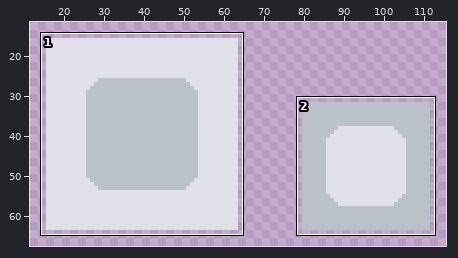
Pixel-art file -- Love is Blind Remake/Assets/Tilemaps/Tilemap_template.aseprite. The first picture is a wide view before the edit; the outline marks the close-up.
Close-up. As it was:
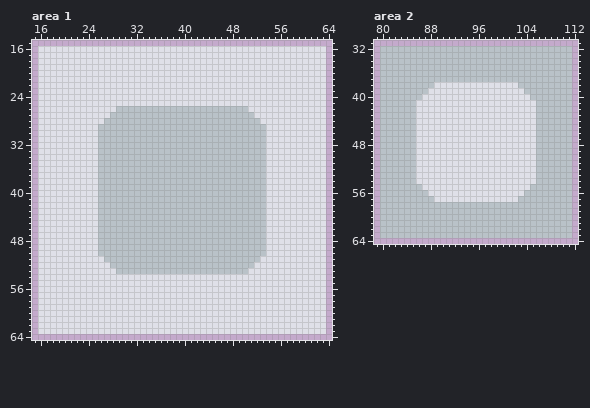
128x128 pixels, 1 frame. Shown: area 1: x 15..64, y 15..64; area 2: x 79..112, y 31..64. The wide view leaves out empty margins.
And afterwards:
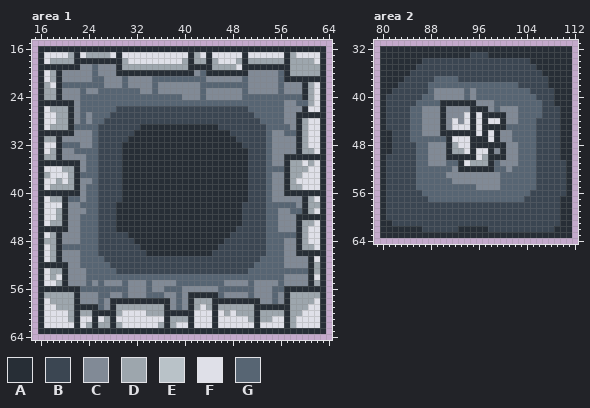
Palette (. is transparent): A #272e36  B #3b4652  C #818a96  D #9da6ad  E #b9c2c8  F #dfe0e8  G #576573
From old to new:
Changed rows in their new state; - is an unchanged pixel.
Area 1:
first column x 16:
16 AAAAAAAAAAAAAAAAAAAAAAAAAAAAAAAAAAAAAAAAAAAAAAAA
17 A----DA-DDDD-A-----------AD-A-----A------AD----A
18 A-DDDDAAAAAAAAD---------DADDAD---DADDDDDDADDDD-A
19 AAAAAAACCGCCCADDDDDDDDDDDAAAADDDD-AAAAAAAADDDDDA
20 A-DACCCCCGCCCAAAAAAAAAAAAACGAAAAAAACCCCCGADDDDDA
21 A-DACCCCCGGCCCGCCCCGGGGGGGGGCCCCCCGCCCCCGAAAAAAA
22 AD-AGGGGGGGCCCGCCCCGCCCCCCCGGGGGGGGCCCCCGCCCAD-A
23 ADDACCCGCCGGGGGGGCCGCCCCCCCGCCCCCCGCCCCCGCCCAD-A
24 ADDACCCGGGGGGGGGGGGGGGGGCCCGCCCCCCGGGGGGGGGGAD-A
25 AAAAAACGGGGGGGGGGGGGGGGGGGGGGGGGGGGGGGGGGCCGGD-A
26 A-DDDACGGGGGGBBBBBBBBBBBBBBBBBBBBBBGGGGGGCCCA--A
27 A--DDACGCGGGBBBBBBBBBBBBBBBBBBBBBBBBGGGGGCCAAAAA
28 A--DDACGCGGBBBBBBBBBBBBBBBBBBBBBBBBBBGGGGCCAD--A
29 A-DDDAGGGGBBBBBBBAAAAAAAAAAAAABBBBBBBBGGGGCAD--A
30 AAAAAACCCGBBBBBBAAAAAAAAAAAAAAAABBBBBBGCCGGAD--A
31 ADDACCCCCGBBBBBAAAAAAAAAAAAAAAAAABBBBBGCCCCAD--A
32 A--AGGGCCGBBBBAAAAAAAAAAAAAAAAAAAABBBBGCCCCAD--A
33 A-DACCGGGGBBBBAAAAAAAAAAAAAAAAAAAAABBBGCCCCADD-A
34 ADDACCCCGGBBBBAAAAAAAAAAAAAAAAAAAAABBBGCCAAAAAAA
35 AAAAAAACGGBBBBAAAAAAAAAAAAAAAAAAAAABBBGCCADD-D-A
36 A---DDACGGBBBBAAAAAAAAAAAAAAAAAAAAABBBGGGADDD--A
37 AD---DAGGGBBBBAAAAAAAAAAAAAAAAAAAAABBBGCCADD---A
38 A--D-DACCGBBBBAAAAAAAAAAAAAAAAAAAAABBBGCCAD----A
39 A-DDDDACGGBBBBAAAAAAAAAAAAAAAAAAAAABBBGCCADD---A
40 AAAAAAACGGBBBBAAAAAAAAAAAAAAAAAAAAABBBGCCAAAAAAA
41 A-DDAGGCGGBBBBAAAAAAAAAAAAAAAAAAAAABBBGCCCCCAD-A
42 A---ACCGGGBBBAAAAAAAAAAAAAAAAAAAAABBBBGGGGGCADDA
43 A--DACCCGGBBBAAAAAAAAAAAAAAAAAAAAABBBBGGCCGGAD-A
44 A--DACCGGGBBBAAAAAAAAAAAAAAAAAAAAABBBBGGCCCAAAAA
45 A-DDACCGGGBBBAAAAAAAAAAAAAAAAAAAAABBBBGGCCCADD-A
46 AAAAACCGGGBBBAAAAAAAAAAAAAAAAAAAABBBBBGGCCCAD--A
47 A-DACCCGGGBBBBBAAAAAAAAAAAAAAAAABBBBBBGGGGGAD--A
48 ADDACCCGGGBBBBBBAAAAAAAAAAAAAAABBBBBBBGGGCCAD--A
49 A-DAGGGGGGBBBBBBBAAAAAAAAAAAAABBBBBBBBGGGCCADD-A
50 A-DACCCGGGBBBBBBBBAAAAAAAAAAABBBBBBBBBGGGCCAAAAA
51 A-DACCCGGGGBBBBBBBBBBBBBBBBBBBBBBBBBBGGGGCCCCA-A
52 AAAAACCGGGGGBBBBBBBBBBBBBBBBBBBBBBBBGGGGGCCCCADA
53 A-DDACCCGGGGGBBBBBBBBBBBBBBBBBBBBBBGGGGGGGGGGADA
54 A-D-ACCCGGGGGGGGGGGGGGGGGGGGGGGGGGGGGGGGGCCCCA-A
55 A--DACCCGCGCCCGCCCGCCCCGGGGGGGGCCCCGCCCCGCCCCADA
56 AAAAAAAGGGGGGGGCCCGCCGGGCCCCCCGGGGGGCCCGGAAAAAAA
57 ADDDDDACCCGGCCGCCCGGGCCGCAAAAAGCCCCGCCCGCADDDDDA
58 A-DDDDACCCGCAAAAAAAAAACGCADDDAAAAAAAACCGCADDDD-A
59 A--DDDAAAAGCADDDDDDDDACGCAD-DADDDDDDAAAAAADDD--A
60 A----DADDAAAAD----DDDAAAAA---A-D-DDDADDDDADD---A
61 A----DA--A-DA--------ADDDA---A-----DADD--AD----A
62 A-----A-DADDAD------DAD--A---A------A----AD----A
63 AAAAAAAAAAAAAAAAAAAAAAAAAAAAAAAAAAAAAAAAAAAAAAAA
Area 2:
first column x 80:
32 AAAAAAAAAAAAAAAAAAAAAAAAAAAAAAAA
33 AAAAAAAAAAAAAAABBBAAAAAAAAAAAAAA
34 AAAAAAABBBBBBBBBBBBBBBBBBAAAAAAA
35 AAAAAABBBBBBBBBBBBBBBBBBBBAAAAAA
36 AAAAABBBBBBBBBBBBBBBBBBBBBBAAAAA
37 AAAABBBBBGGGGBBBBBBBBBBBBBBBAAAA
38 AAABBBBBGGGGGGGGGGGGGGGBBBBBAAAA
39 AABBBBBBGCCCCCGCGGGGGGGGGBBBBAAA
40 ABBBBBBGGCCCCCGCGGGGGGGGGGBBBAAA
41 ABBBBBGGGGAAAAAACCCGGGGGGGGBBAAA
42 ABBBBGGCCCACCCCAAACGCCCGGGGBBBAA
43 ABBBBGGCCCACCC-A-AAAACCGGGGBBBAA
44 ABBBBGGCCCAC-C-A-A--ACCGGGBBBBAA
45 ABBBBGGCCCAC---A-AAAAGGGGGBBBBAA
46 AABBBGGCCCAAAAAA-A-ACCGGGGBBBBAA
47 AABBBGGGGGGA---AAA-ACCGGGGBBBBAA
48 AABBBBGGCCCAD--AAAAAACCGGGBBBBAA
49 AABBBBGGCCCADD-A--ACACCGGGBBBBAA
50 ABBBBBGGCCCAAAAA-DAAACCGGGBBBBAA
51 ABBBBBGGCCCGGA-DDDAGCCCGGGBBBBBA
52 ABBBBBGGGGGGCAAAAAAGGCGGGGBBBBBA
53 ABBBBBGGGGGCCCCCCCCCGGGGGGBBBBBA
54 ABBBBBGGGGGGCCCCCCCCGGGGGGBBBBBA
55 ABBBBBGGGGGGGGGGCCCCGGGGGGBBBBBA
56 ABBBBBBGGGGGGGGGGGGGGGGGGBBBBBBA
57 ABBBBBBBGGGGGGGGGGGGGGGGBBBBBBAA
58 ABBBBBBBBBBBBBBBBBBBBBBBBBBBBBAA
59 ABBBBBBBBBBBBBBBBBBBBBBBBBBBBBAA
60 ABBBBBBBBBBBBBBBBBBBBBBBBBBBBBAA
61 AABBBBBBBBBBBBBBBBBBBBBBBBBBBBAA
62 AAAAAAABBBBBBAAAAABBBBBBBBBBBAAA
63 AAAAAAAAAAAAAAAAAAAAAAAAAAAAAAAA
Boxes around the changes in both close-ups, in picture pixels (x1, y1, x2, y2):
changed: (38, 46, 326, 334)
changed: (380, 46, 572, 238)
